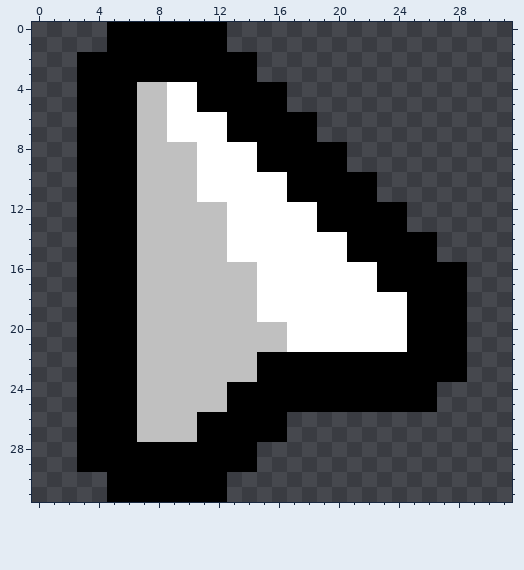
Pixel-art sprite: Assets/Sprites/UI/cursors/pixel/pointer.png. The picture above was drawn from the file before the commit.
The file is 64x64 pixels, drawn in blocks of 2x2; one block is one cell here.
The same view after the edit:
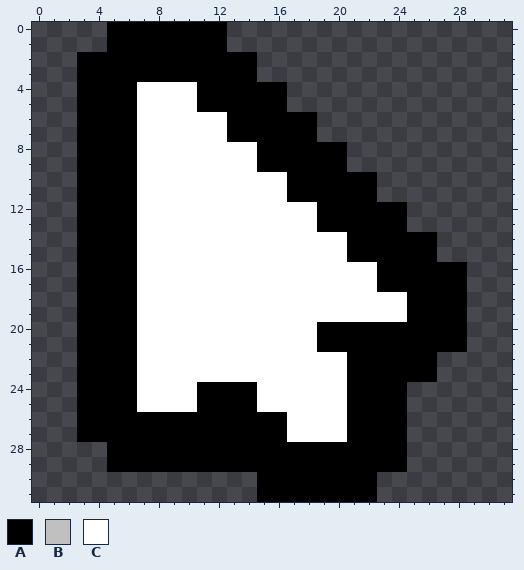
Palette (. is transparent): A #000000  B #c0c0c0  C #ffffff
Change:
{"y":4,"x":7,"old":"BB","new":"CC"}
{"y":5,"x":7,"old":"BB","new":"CC"}
{"y":6,"x":7,"old":"BB","new":"CC"}
{"y":7,"x":7,"old":"BB","new":"CC"}
{"y":8,"x":7,"old":"BBBB","new":"CCCC"}
{"y":9,"x":7,"old":"BBBB","new":"CCCC"}
{"y":10,"x":7,"old":"BBBB","new":"CCCC"}
{"y":11,"x":7,"old":"BBBB","new":"CCCC"}
{"y":12,"x":7,"old":"BBBBBB","new":"CCCCCC"}
{"y":13,"x":7,"old":"BBBBBB","new":"CCCCCC"}
{"y":14,"x":7,"old":"BBBBBB","new":"CCCCCC"}
{"y":15,"x":7,"old":"BBBBBB","new":"CCCCCC"}
{"y":16,"x":7,"old":"BBBBBBBB","new":"CCCCCCCC"}
{"y":17,"x":7,"old":"BBBBBBBB","new":"CCCCCCCC"}
{"y":18,"x":7,"old":"BBBBBBBB","new":"CCCCCCCC"}
{"y":19,"x":7,"old":"BBBBBBBB","new":"CCCCCCCC"}
{"y":20,"x":7,"old":"BBBBBBBBBB","new":"CCCCCCCCCC"}
{"y":20,"x":19,"old":"CCCCCC","new":"AAAAAA"}
{"y":21,"x":7,"old":"BBBBBBBBBB","new":"CCCCCCCCCC"}
{"y":21,"x":19,"old":"CCCCCC","new":"AAAAAA"}
{"y":22,"x":7,"old":"BBBBBBBBAAAAAA","new":"CCCCCCCCCCCCCC"}
{"y":22,"x":27,"old":"AA","new":".."}
{"y":23,"x":7,"old":"BBBBBBBBAAAAAA","new":"CCCCCCCCCCCCCC"}
{"y":23,"x":27,"old":"AA","new":".."}
{"y":24,"x":7,"old":"BBBBBB","new":"CCCCAA"}
{"y":24,"x":15,"old":"AAAAAA","new":"CCCCCC"}
{"y":24,"x":25,"old":"AA","new":".."}
{"y":25,"x":7,"old":"BBBBBB","new":"CCCCAA"}
{"y":25,"x":15,"old":"AAAAAA","new":"CCCCCC"}
{"y":25,"x":25,"old":"AA","new":".."}
{"y":26,"x":7,"old":"BBBB","new":"AAAA"}
{"y":26,"x":17,"old":"........","new":"CCCCAAAA"}
{"y":27,"x":7,"old":"BBBB","new":"AAAA"}
{"y":27,"x":17,"old":"........","new":"CCCCAAAA"}
{"y":28,"x":3,"old":"AA","new":".."}
{"y":28,"x":15,"old":"..........","new":"AAAAAAAAAA"}
{"y":29,"x":3,"old":"AA","new":".."}
{"y":29,"x":15,"old":"..........","new":"AAAAAAAAAA"}
{"y":30,"x":5,"old":"AAAAAAAA","new":"........"}
{"y":30,"x":15,"old":"........","new":"AAAAAAAA"}
{"y":31,"x":5,"old":"AAAAAAAA","new":"........"}
{"y":31,"x":15,"old":"........","new":"AAAAAAAA"}
{"label":"changed","picture_box":[77,82,467,502]}
